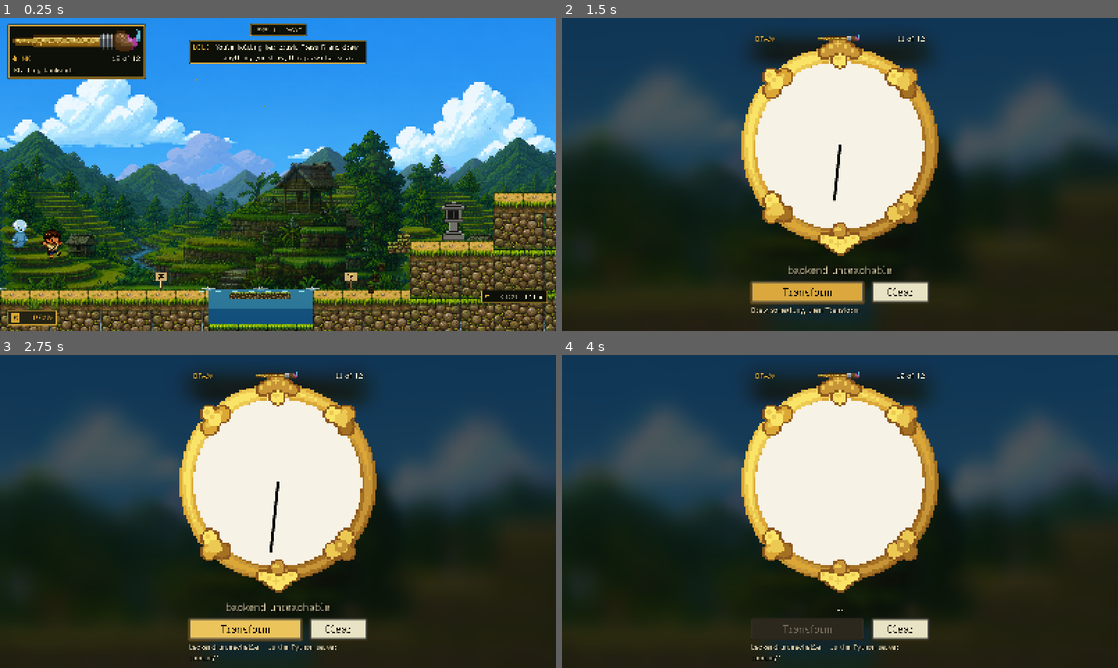
Above: before the commit, frames 1-4 (two rows, left to right).
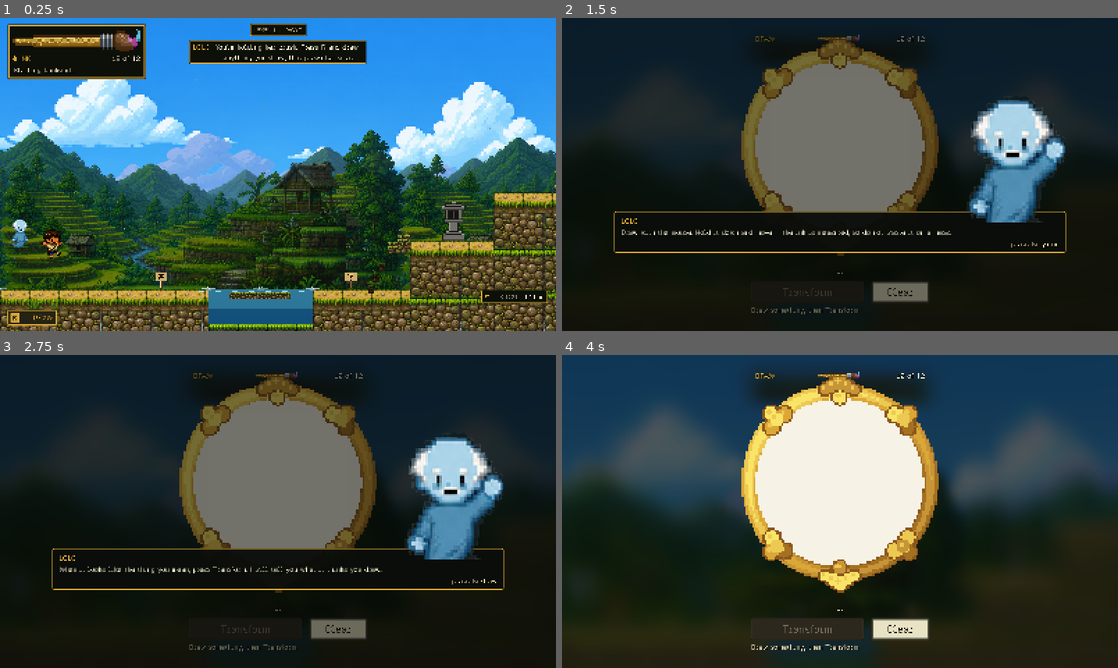
Above: after the commit, the same moments.

Repository: hyuuuan/OBRA
Game: Godot game, scene res://game_level.tscn
Two runs of this game, one before a commit and one after it. Both use one fixed random seed, a clock stepped at 60 frames per second and the inputs below. This scene is started directly instead of the project's main scene.
Inputs (mouse positions are in pixels of both pictures, inside the frame that each line leads up to):
- Up to frame 1 (0.25 s): no input
- Up to frame 2 (1.5 s): click "DRAW" at 0.5 s; tap R (redraw) at 1.25 s; drag from (840, 146) to (823, 305) at 1.27 s
- Up to frame 3 (2.75 s): click (244, 630) at 2 s, where only the run before the commit has a clickable "Transform"
- Up to frame 4 (4 s): click "Clear" at 2.75 s; tap R (redraw) at 3.5 s; drag from (728, 527) to (823, 642) at 3.52 s

The runs differ from the first frame. In frame 1, less than 0.1% of the frame differs, in the area x 1-8%, y 93-99%; in frame 2, 58%; in frame 3, 58%, in the area x 0-100%, y 0-98%; in frame 4, 0.3%.

Commit message:
Lolo explains the canvas the first time it opens
The drawing panel is the one screen the game never introduced. A player pressed R and was
handed a blank oval, two buttons and a sentence on the status line. Everything about it --
that the mouse draws, that the ink is measured, that Transform is what asks the recogniser
-- was learned by trying.

`CanvasBriefing` is Lolo saying it, in the panel, the first time it is opened.

⚠ THIS IS THE ONE PLACE THE TUTORIAL IS ALLOWED TO STOP THE WORLD, and it is not a
reversal of `TutorialDirector`'s rule. That docstring is emphatic that lessons go to the
hint bar and never to a dialogue box because "pausing the world to explain walking is the
exact complaint this class was written to answer" -- and the objection is about COST. Here
the cost is already paid: the panel is a modal, the world is already stopped, and the
player has just asked to be shown this screen. Explaining it while they are looking at it
interrupts nothing.

IT LIVES INSIDE THE PANEL, not in the level's DialogueLayer. That layer is 8 and the panel
is 10, so the real DialogueBox renders UNDERNEATH the canvas -- a briefing routed through it
would have stopped the game to say something invisible.

AND IT SITS EXACTLY WHERE A CONVERSATION SITS, using `DialogueBox.BOX` and `LIFT` rather
than a size chosen for this panel. Two reasons, and the first is a bug: `DialoguePortrait`
lays ITSELF out, standing the bust against those same two constants, so the first version's
box 96px off the bottom left Lolo stranded half off the right edge, talking from outside the
screen. The second is the point -- the player has been having conversations with this man
all level, and the screen he explains the canvas from should be the one he always speaks
from.

It blocks the canvas while he talks, deliberately: a player who starts drawing through the
briefing loses the strokes when it closes and has no idea why. `run_click_ui` presses past
him now, the way a player does -- its two Clear/Transform failures were Lolo standing in
front of the buttons, which is the feature working.

Co-Authored-By: Claude Opus 5 <noreply@anthropic.com>

Diff:
--- /dev/null
+++ b/game/scripts/canvas_briefing.gd
@@ -0,0 +1,185 @@
+class_name CanvasBriefing
+extends Control
+## Lolo explains the canvas, the first time it is opened.
+##
+## THE ONE PLACE THE TUTORIAL IS ALLOWED TO STOP THE WORLD. `TutorialDirector`'s docstring
+## is emphatic that lessons go to the hint bar and never to a dialogue box, because "pausing
+## the world to explain walking is the exact complaint this class was written to answer".
+## That objection is about cost, and here the cost is already paid: the drawing panel is a
+## modal, the world is ALREADY stopped, and the player has just asked to be shown this
+## screen. Explaining it while they are looking at it costs nothing and interrupts nothing.
+##
+## ⚠ AND IT LIVES INSIDE THE PANEL, not in the level's DialogueLayer. That layer is 8 and
+## the drawing panel is 10, so the real `DialogueBox` renders UNDERNEATH the canvas -- a
+## briefing routed through it would have paused the game to say something invisible.
+##
+## It reads as the same conversation the rest of the game has: Lolo's portrait, his name,
+## his line, one press to turn the page. The look is the dialogue box's, deliberately, so a
+## player does not have to learn a second thing that talks.
+
+signal finished()
+
+## ⚠ THE REAL DIALOGUE BOX'S OWN GEOMETRY, and not a size chosen for this panel.
+##
+## `DialoguePortrait` lays ITSELF out: it stands the bust against `DialogueBox.LIFT` and
+## `DialogueBox.BOX`, at the right-hand end of where a conversation's box would be. Put the
+## briefing anywhere else and his face goes to where the box ISN'T -- the first version sat
+## the panel 96px off the bottom and left Lolo stranded half off the right edge, talking
+## from outside the screen.
+##
+## Matching it is also the point. The player has been having conversations with this man all
+## level; the screen he explains the canvas from should be the one he always speaks from.
+const BOX := DialogueBox.BOX
+const LIFT := DialogueBox.LIFT
+const FADE := 0.28
+
+var _scrim: ColorRect
+var _portrait: DialoguePortrait
+var _panel: PanelContainer
+var _name: Label
+var _text: Label
+var _more: Label
+var _lines: Array[String] = []
+var _index := 0
+var _done := false
+
+
+func _ready() -> void:
+	set_anchors_and_offsets_preset(Control.PRESET_FULL_RECT)
+	# STOP, not IGNORE. While Lolo is talking the canvas underneath must not take strokes --
+	# a player who starts drawing through the briefing loses the strokes when it closes and
+	# has no idea why.
+	mouse_filter = Control.MOUSE_FILTER_STOP
+	visible = false
+	_build()
+
+
+func _build() -> void:
+	_scrim = ColorRect.new()
+	_scrim.color = Color(0.02, 0.03, 0.02, 0.55)
+	_scrim.mouse_filter = Control.MOUSE_FILTER_IGNORE
+	_scrim.set_anchors_and_offsets_preset(Control.PRESET_FULL_RECT)
+	add_child(_scrim)
+
+	_panel = PanelContainer.new()
+	_panel.mouse_filter = Control.MOUSE_FILTER_IGNORE
+	_panel.add_theme_stylebox_override(&"panel", _box_style())
+	_panel.set_anchors_preset(Control.PRESET_CENTER_BOTTOM)
+	add_child(_panel)
+
+	var column := VBoxContainer.new()
+	column.mouse_filter = Control.MOUSE_FILTER_IGNORE
+	column.add_theme_constant_override(&"separation", 6)
+	_panel.add_child(column)
+
+	_name = Label.new()
+	_name.mouse_filter = Control.MOUSE_FILTER_IGNORE
+	_name.text = Lolo.SPEAKER.to_upper()
+	_name.add_theme_font_size_override(&"font_size", UISkin.FONT_CAPTION)
+	_name.add_theme_color_override(&"font_color", UISkin.GOLD)
+	column.add_child(_name)
+
+	_text = Label.new()
+	_text.mouse_filter = Control.MOUSE_FILTER_IGNORE
+	_text.autowrap_mode = TextServer.AUTOWRAP_WORD_SMART
+	_text.custom_minimum_size = Vector2(BOX.x - 220.0, 0.0)
+	_text.add_theme_font_size_override(&"font_size", UISkin.FONT_CAPTION)
+	_text.add_theme_color_override(&"font_color", UISkin.CREAM_TEXT)
+	column.add_child(_text)
+
+	_more = Label.new()
+	_more.mouse_filter = Control.MOUSE_FILTER_IGNORE
+	_more.horizontal_alignment = HORIZONTAL_ALIGNMENT_RIGHT
+	_more.add_theme_font_size_override(&"font_size", UISkin.FONT_TINY)
+	_more.add_theme_color_override(&"font_color", UISkin.GOLD_PALE)
+	column.add_child(_more)
+
+	# His face, for the same reason the dialogue box carries it: this is Lolo talking, and a
+	# disembodied instruction in his voice is a tooltip pretending to be a character.
+	_portrait = DialoguePortrait.new()
+	_portrait.mouse_filter = Control.MOUSE_FILTER_IGNORE
+	add_child(_portrait)
+
+
+func _box_style() -> StyleBoxFlat:
+	var style := StyleBoxFlat.new()
+	style.bg_color = Color(0.04, 0.05, 0.04, 0.96)
+	style.border_color = UISkin.GOLD
+	style.set_border_width_all(2)
+	style.set_corner_radius_all(5)
+	style.content_margin_left = 20.0
+	style.content_margin_right = 20.0
+	style.content_margin_top = 14.0
+	style.content_margin_bottom = 12.0
+	return style
+
+
+func is_speaking() -> bool:
+	return visible and not _done
+
+
+## Say a beat. Nothing happens for an empty one, so a level with no briefing authored opens
+## its canvas exactly as before.
+func begin(lines: Array) -> void:
+	_lines.clear()
+	for value: Variant in lines:
+		var line := String(value).strip_edges()
+		if not line.is_empty():
+			_lines.append(line)
+	if _lines.is_empty():
+		finished.emit()
+		return
+	_index = 0
+	_done = false
+	visible = true
+	modulate.a = 0.0
+	_portrait.show_for(Lolo.SPEAKER)
+	_show_line()
+	set_process_input(true)
+	var tween := create_tween()
+	tween.tween_property(self, "modulate:a", 1.0, FADE)
+
+
+func _show_line() -> void:
+	_text.text = _lines[_index]
+	_more.text = "press to go on" if _index < _lines.size() - 1 else "press to draw"
+	await get_tree().process_frame
+	_lay_out()
+
+
+## Exactly where a conversation sits. The portrait is NOT moved -- it places its own bust
+## against these same two constants, and a Control that lays itself out cannot be helped by
+## a second one also trying to.
+func _lay_out() -> void:
+	var screen := get_viewport_rect().size
+	var top := screen.y - LIFT - BOX.y
+	_panel.position = Vector2((screen.x - BOX.x) * 0.5, top)
+	_panel.custom_minimum_size = Vector2(BOX.x, 0.0)
+
+
+func _input(event: InputEvent) -> void:
+	if not visible or _done:
+		return
+	var pressed := event.is_action_pressed(&"ui_accept")
+	if not pressed and event is InputEventMouseButton:
+		var click := event as InputEventMouseButton
+		pressed = click.pressed and click.button_index == MOUSE_BUTTON_LEFT
+	if not pressed:
+		return
+	get_viewport().set_input_as_handled()
+	_index += 1
+	if _index < _lines.size():
+		_show_line()
+		return
+	_finish()
+
+
+func _finish() -> void:
+	_done = true
+	set_process_input(false)
+	var tween := create_tween()
+	tween.tween_property(self, "modulate:a", 0.0, FADE)
+	tween.tween_callback(func() -> void:
+		visible = false
+		_portrait.hide_portrait()
+		finished.emit())
--- a/game/scripts/draw_panel.gd
+++ b/game/scripts/draw_panel.gd
@@ -50,6 +50,11 @@
 
 var _pending_strokes: Array = []
 var _is_open := false
+## Lolo's explanation of this screen, handed in by the level from `tutorial.json`. Empty
+## means no briefing, which is how every level but the tutorial opens its canvas.
+var briefing_lines: Array = []
+var _briefing: CanvasBriefing
+var _briefed := false
 ## Read by UIRouter.refresh_pause through the modal_overlays group.
 var pauses_game := true
 var _submitting := false
@@ -146,6 +151,22 @@
 	_refresh_ink_row(0.0)
 	UIRouter.refresh_pause(get_tree())
 	_play_open_animation()
+	_brief_if_this_is_the_first_time()
+
+
+## ⚠ THE FIRST TIME ONLY, AND ONLY WITH LINES AUTHORED FOR IT. The panel is a modal, so the
+## world is already stopped and an explanation costs nothing -- but it costs the SECOND
+## opening a keypress, and a tutorial that charges for a screen the player has already been
+## shown is the thing everyone skips.
+func _brief_if_this_is_the_first_time() -> void:
+	if _briefed or briefing_lines.is_empty():
+		return
+	_briefed = true
+	if _briefing == null:
+		_briefing = CanvasBriefing.new()
+		_briefing.name = "CanvasBriefing"
+		add_child(_briefing)
+	_briefing.begin(briefing_lines)
 
 
 ## The in-world HUD steps aside while the canvas is up.
--- a/game/tests/run_click_ui.gd
+++ b/game/tests/run_click_ui.gd
@@ -159,6 +159,23 @@
 	await _wait(0.4)
 
 
+## Press past Lolo's explanation of the canvas, the way a player does. Safe to call when
+## there is no briefing -- a level that authored none opens straight to the paper.
+func _dismiss_canvas_briefing(panel: Node) -> void:
+	var briefing := panel.get_node_or_null("CanvasBriefing")
+	if briefing == null:
+		return
+	var guard := 0
+	while bool(briefing.call("is_speaking")) and guard < 10:
+		var event := InputEventAction.new()
+		event.action = &"ui_accept"
+		event.pressed = true
+		briefing.call("_input", event)
+		guard += 1
+		await _wait(0.1)
+	await _wait(0.4)
+
+
 ## Transform and Clear, which is what a player presses after drawing.
 func _panel_buttons_answer_a_click() -> void:
 	var panel := level.get_node_or_null("DrawPanel")
@@ -167,6 +184,10 @@
 	if not bool(panel.call("is_open")):
 		panel.call("open_panel")
 		await _wait(0.4)
+	# ⚠ LOLO EXPLAINS THE CANVAS THE FIRST TIME IT OPENS, and he stands in front of the
+	# buttons while he does -- deliberately, so a player does not start drawing through the
+	# briefing and lose the strokes when it closes. A player presses past him; so does this.
+	await _dismiss_canvas_briefing(panel)
 
 	var clear := panel.get_node_or_null("PanelRoot/ClearButton") as Button
 	var transform := panel.get_node_or_null("PanelRoot/TransformButton") as Button
